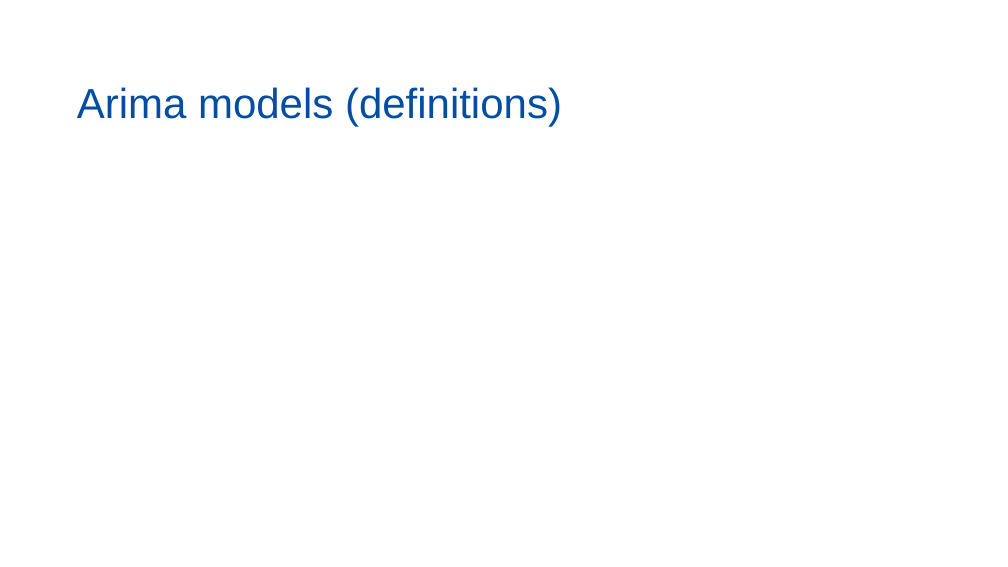
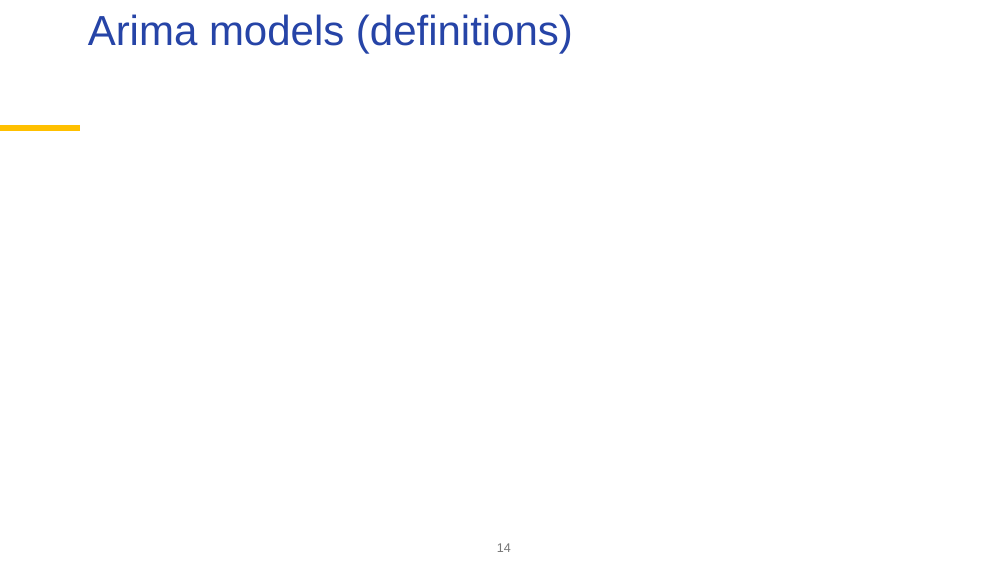
Before and after one commit to palatej/ESTP2026, a slide deck: slide 14 of 1.5 Time series.pptx. Drawn at 1008x567 pixels with LibreOffice and Linux fonts; fonts in the diff are those of the drawing; grey boxes stand for pictures; background and template pictures are left out. Boxes give left, top, right and bottom in pixels: in the first picture for what was removed or moved away, otherwise in the second. Text is boxed around its words. In the diff, an @@ line names an element or a change of style, - is before the commit and + after.

```diff
--- a/1.5 Time series.pptx
+++ b/1.5 Time series.pptx
@@ title "Arima models (definitions)": place and size @@
-title "Arima models (definitions)" at [77,87,562,127]
+title "Arima models (definitions)" at [88,14,573,53]
@@ title "Arima models (definitions)" at [88,14,573,53]: text colour #034EA2 to #2644A7; vertical alignment bottom to top @@
@@ line added from (0, 129) to (80, 129), #FFC000 6 pt @@
@@ page number added at [497,543,511,552], 12 pt, text #767676 @@
+14
```
Also in this commit, not shown: 9 other slides changed, 1 slide removed, 7 other files.
